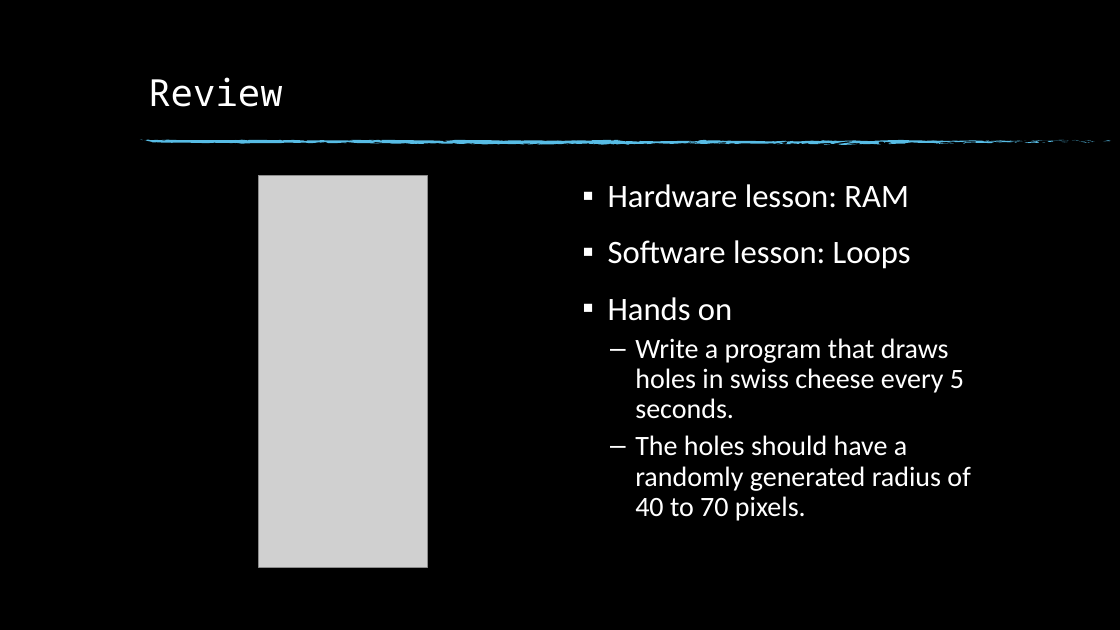
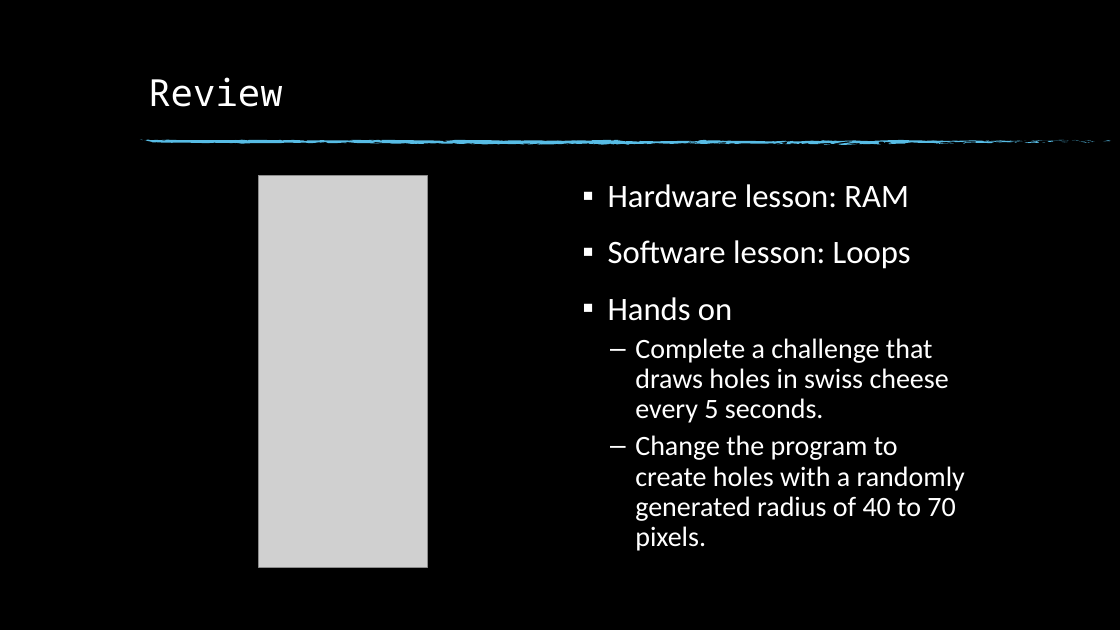
Before and after one commit to doherty100/kidzhackphilly, a slide deck: slide 3 of 04-storage-and-variables/04-storage-and-variables.pptx. Drawn at 1120x630 pixels with LibreOffice and Linux fonts; fonts in the diff are those of the drawing; grey boxes stand for pictures; background and template pictures are left out. Boxes give left, top, right and bottom in pixels: in the first picture for what was removed or moved away, otherwise in the second. Text is boxed around its words. In the diff, an @@ line names an element or a change of style, - is before the commit and + after.

```diff
--- a/04-storage-and-variables/04-storage-and-variables.pptx
+++ b/04-storage-and-variables/04-storage-and-variables.pptx
@@ text at bbox=[635, 338, 965, 551]: text changed @@
-  – Write a program that draws holes in swiss cheese every 5 seconds.
-  – The holes should have a randomly generated radius of 40 to 70 pixels.
+  – Complete a challenge that draws holes in swiss cheese every 5 seconds.
+  – Change the program to create holes with a randomly generated radius of 40 to 70 pixels.
```
Also in this commit, not shown: 2 other slides changed, 1 other file.
